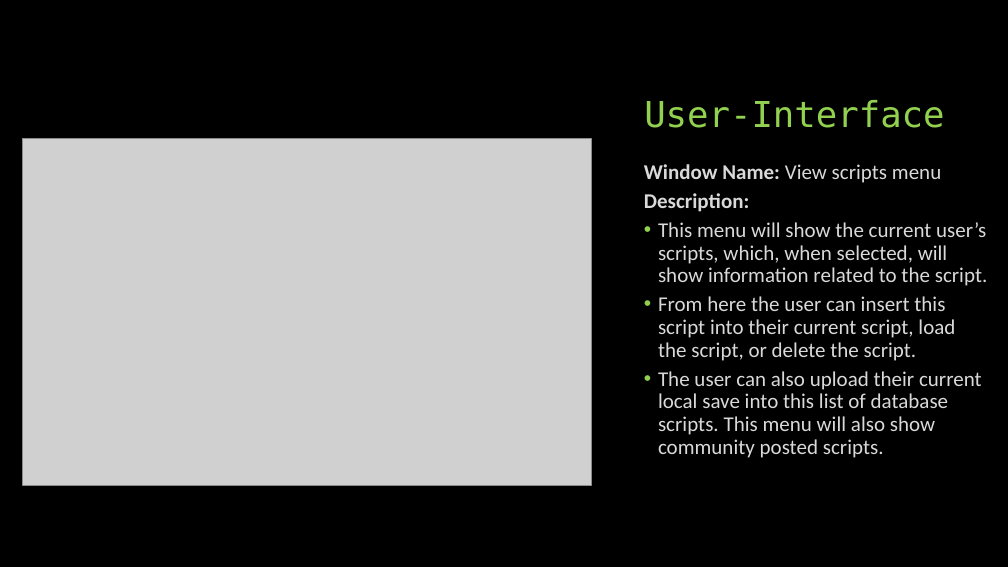
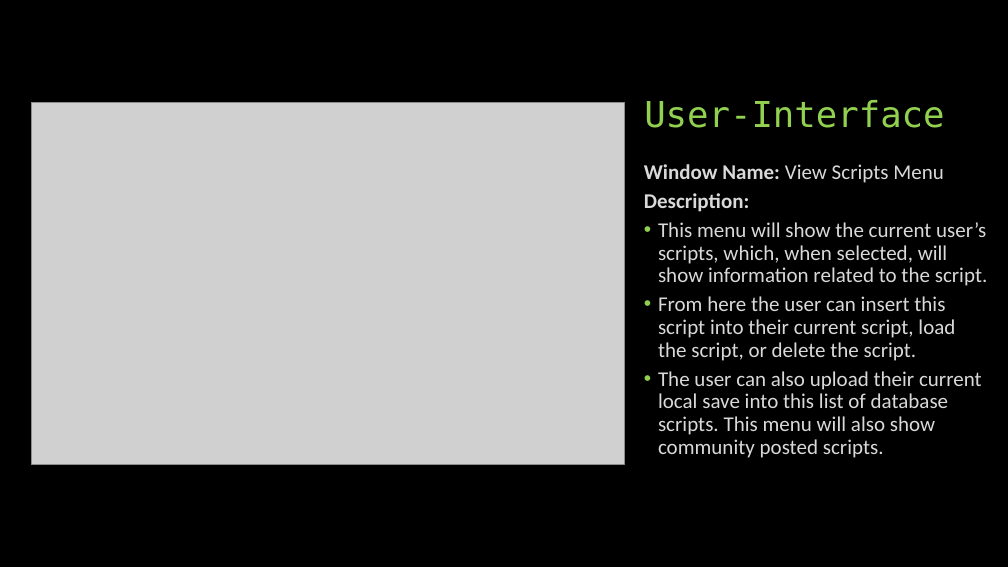
Before and after one commit to CS341-Group-2/sprint-1-presentation, a slide deck: slide 17 of Group 2 Introductory Presentation.pptx (slide 16 before the commit). Drawn at 1008x567 pixels with LibreOffice and Linux fonts; fonts in the diff are those of the drawing; grey boxes stand for pictures. Boxes give left, top, right and bottom in pixels: in the first picture for what was removed or moved away, otherwise in the second. Text is boxed around its words. In the diff, an @@ line names an element or a change of style, - is before the commit and + after.

Commit message:
UI Section Changes
Cleaned up a few of the UI menus. Made changes to the script list according to what he wanted.

```diff
--- a/Group 2 Introductory Presentation.pptx
+++ b/Group 2 Introductory Presentation.pptx
@@ picture: place and size @@
-picture at (23, 138, 592, 485)
+picture at (32, 103, 625, 465)
@@ text at (644, 164, 944, 183): text changed @@
-Window Name: View scripts menu
+Window Name: View Scripts Menu
```
Also in this commit, not shown: 4 other slides changed, 1 slide added.
